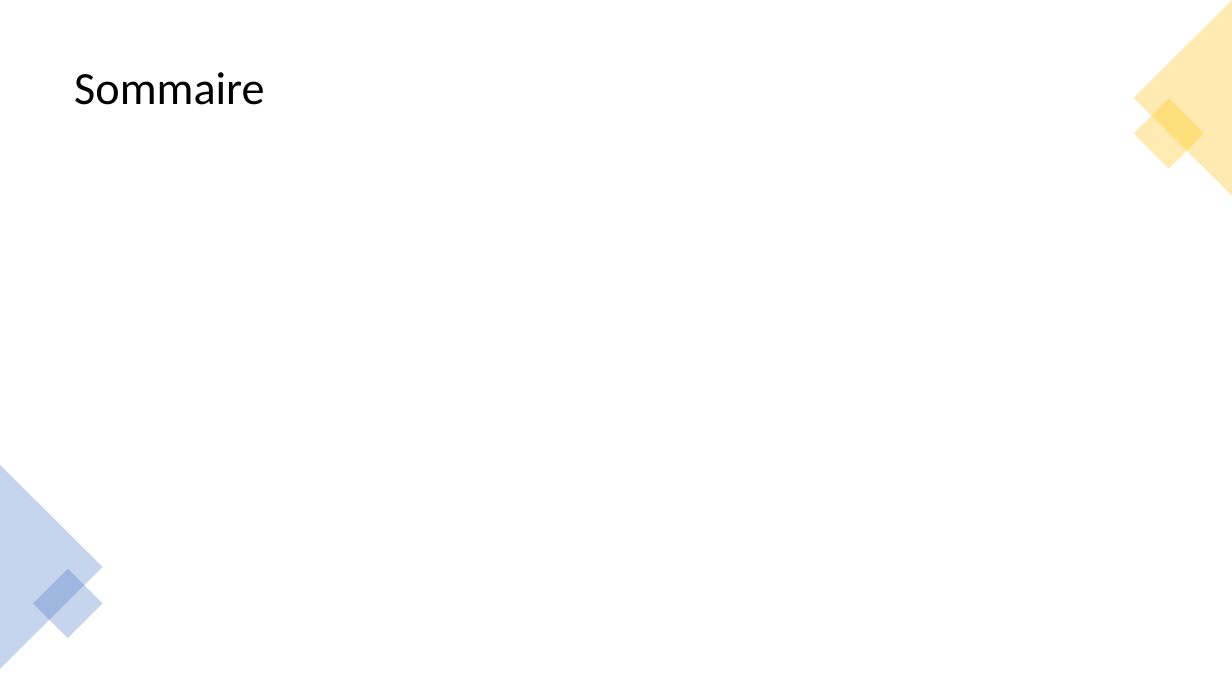
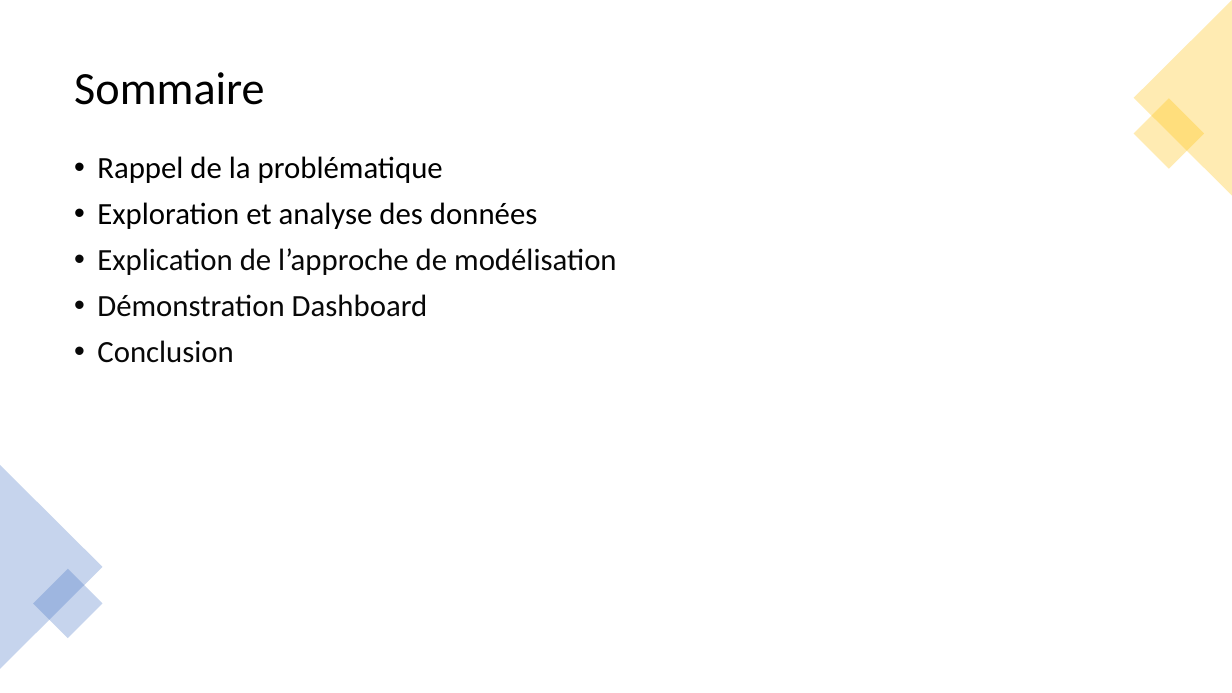
Before and after one commit to Blisk11/project_7, a slide deck: slide 2 of documents/P7_03_présentation.pptx. Drawn at 1232x693 pixels with LibreOffice and Linux fonts; fonts in the diff are those of the drawing. Boxes give left, top, right and bottom in pixels: in the first picture for what was removed or moved away, otherwise in the second. Text is boxed around its words. In the diff, an @@ line names an element or a change of style, - is before the commit and + after.

```diff
--- a/documents/P7_03_présentation.pptx
+++ b/documents/P7_03_présentation.pptx
@@ text added at [97, 156, 616, 363], 24 pt, text #080808 @@
+• Rappel de la problématique
+• Exploration et analyse des données
+• Explication de l’approche de modélisation
+• Démonstration Dashboard
+• Conclusion
```
Also in this commit, not shown: 2 other slides changed, 1 slide added, 6 other files.
